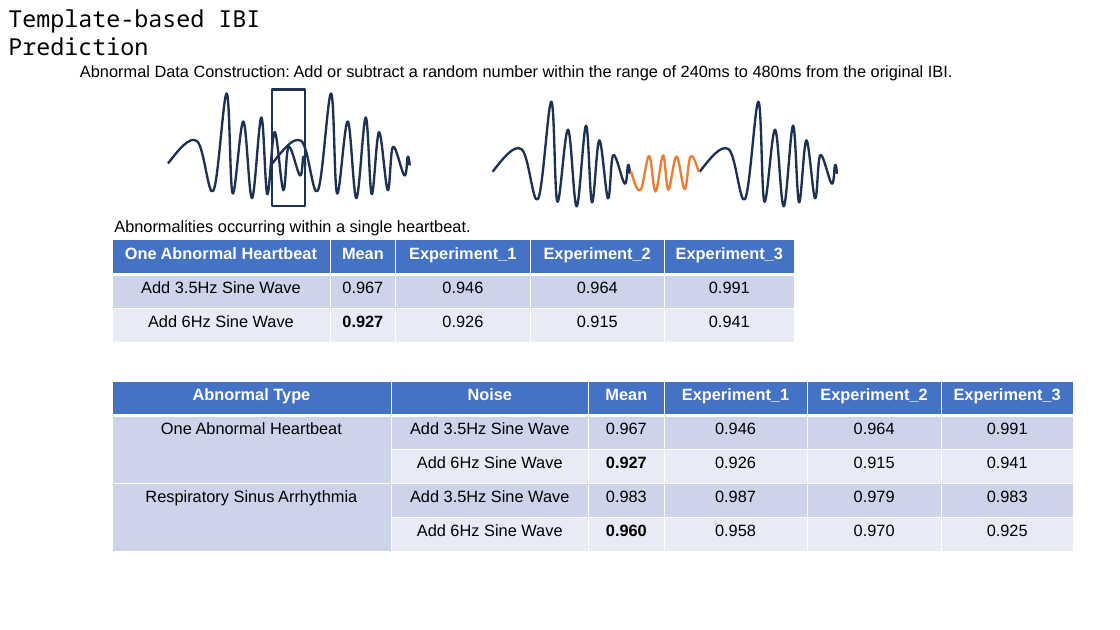
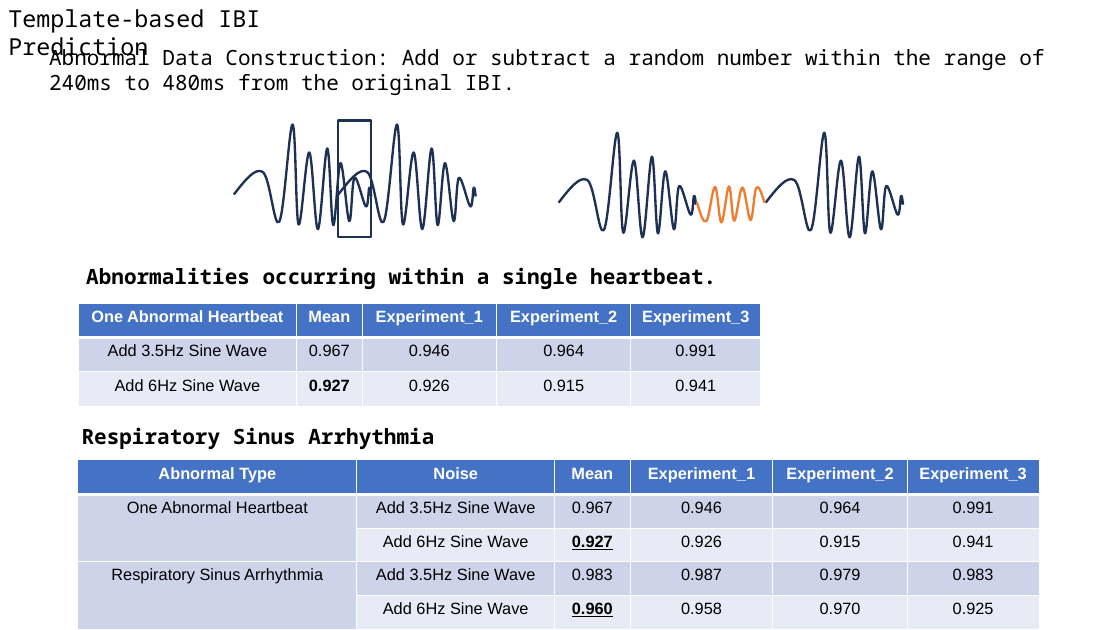
Before and after one commit to A-Big-Tortoise/Presentation, a slide deck: slide 7 of Presentation_0226_JiayuChen.pptx. Drawn at 1120x630 pixels with LibreOffice and Linux fonts; fonts in the diff are those of the drawing. Boxes give left, top, right and bottom in pixels: in the first picture for what was removed or moved away, otherwise in the second. Text is boxed around its words. In the diff, an @@ line names an element or a change of style, - is before the commit and + after.

```diff
--- a/Presentation_0226_JiayuChen.pptx
+++ b/Presentation_0226_JiayuChen.pptx
@@ text "Abnormal Data Construction: Add or ...": place and size @@
-text "Abnormal Data Construction: Add or ..." at box(80, 65, 953, 81)
+text "Abnormal Data Construction: Add or ..." at box(49, 45, 1044, 95)
@@ text "Abnormal Data Construction: Add or ..." at box(49, 45, 1044, 95): size 14 to 18 pt, font Arial to Noto Sans Mono @@
@@ 5 freeform shapes, 1 rectangle: place and size @@
-5 freeform shapes, 1 rectangle at box(168, 90, 837, 207)
+5 freeform shapes, 1 rectangle at box(234, 121, 903, 238)
@@ text "Abnormalities occurring within a single ...": place and size @@
-text "Abnormalities occurring within a single ..." at box(114, 220, 471, 236)
+text "Abnormalities occurring within a single ..." at box(86, 267, 716, 289)
@@ text "Abnormalities occurring within a single ..." at box(86, 267, 716, 289): size 14 to 18 pt, font Arial to Noto Sans Mono, bold on @@
@@ table: place and size @@
-table at box(112, 240, 795, 343)
+table at box(78, 304, 761, 407)
@@ text added at box(82, 427, 434, 449), 18 pt, text #000000, bold @@
+Respiratory Sinus Arrhythmia
@@ table at box(78, 460, 1039, 630) @@
@@ underline on in "0.927", "0.960" @@
@@ table: place and size @@
-table at box(112, 381, 1073, 551)
+table at box(78, 460, 1039, 630)
```
Also in this commit, not shown: 8 other slides changed.
